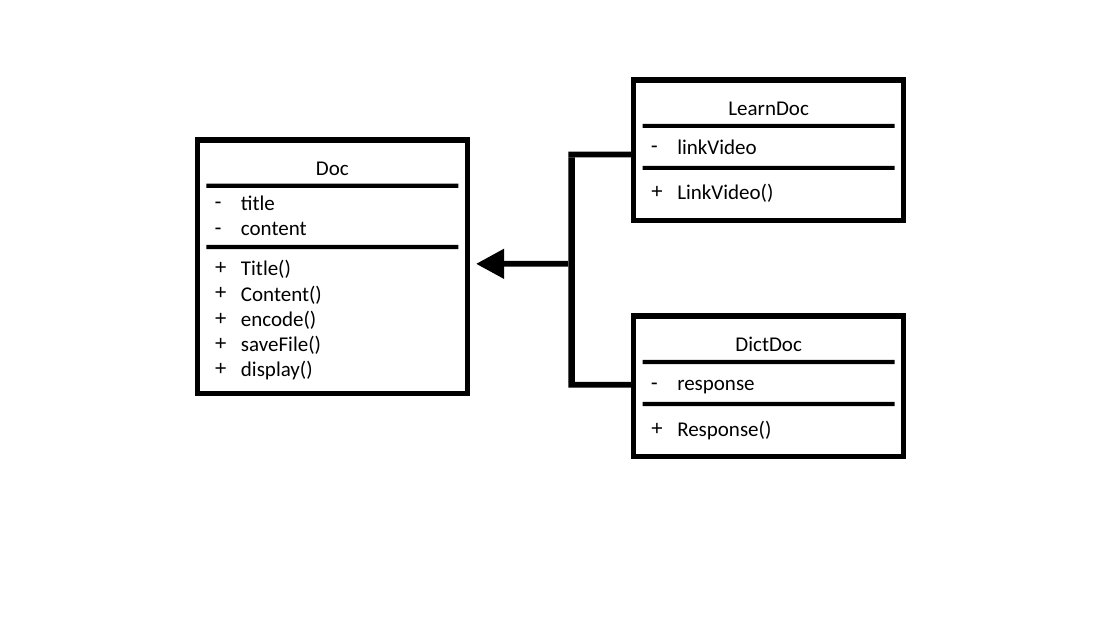
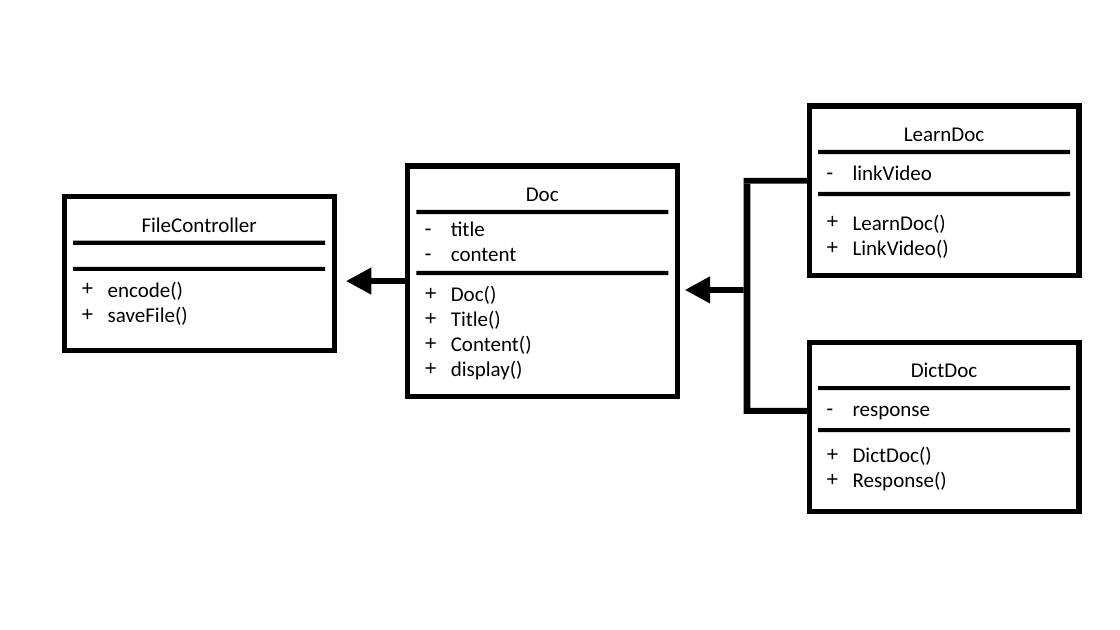
Before and after one commit to nvkuy/PBL02_DUT_TanGaiDaiCuong, a slide deck: slide 1 of slide.pptx. Drawn at 1120x630 pixels with LibreOffice and Linux fonts; fonts in the diff are those of the drawing. Boxes give left, top, right and bottom in pixels: in the first picture for what was removed or moved away, otherwise in the second. Text is boxed around its words. In the diff, an @@ line names an element or a change of style, - is before the commit and + after.

```diff
--- a/slide.pptx
+++ b/slide.pptx
@@ rectangle: place and size @@
-rectangle at [634, 80, 904, 220]
+rectangle at [809, 106, 1079, 275]
@@ rectangle: place and size @@
-rectangle at [197, 140, 467, 394]
+rectangle at [408, 166, 677, 397]
@@ group added at [64, 197, 334, 390]: 4 rectangles, 2 texts @@
+FileController
++ encode()
++ saveFile()
@@ 9 rectangles, 4 texts: place and size @@
-9 rectangles, 4 texts at [569, 91, 895, 407]
+9 rectangles, 4 texts at [744, 117, 1070, 433]
@@ text "LearnDoc()": place and size @@
-text "LearnDoc()" at [677, 184, 773, 202]
+text "LearnDoc()" at [853, 215, 949, 258]
@@ text at [853, 215, 946, 233]: paragraph added @@
++ LearnDoc()
@@ triangle added at [346, 268, 371, 295], fill #000000 @@
@@ rectangle added at [371, 278, 405, 284], fill #000000 @@
@@ text "Doc()": place and size @@
-text "Doc()" at [241, 260, 322, 380]
+text "Doc()" at [451, 286, 532, 380]
@@ text at [451, 286, 497, 304]: paragraph added @@
++ Doc()
@@ 3 rectangles, 2 texts, 1 triangle: place and size @@
-3 rectangles, 2 texts, 1 triangle at [207, 150, 505, 333]
+3 rectangles, 2 texts, 1 triangle at [417, 176, 710, 359]
@@ rectangle: place and size @@
-rectangle at [504, 261, 568, 267]
+rectangle at [710, 287, 744, 293]
@@ text at [241, 311, 321, 354]: paragraphs removed @@
-+ encode()
-+ saveFile()
@@ rectangle: place and size @@
-rectangle at [634, 316, 904, 456]
+rectangle at [809, 342, 1079, 511]
@@ text "DictDoc()": place and size @@
-text "DictDoc()" at [677, 421, 771, 440]
+text "DictDoc()" at [853, 447, 947, 491]
@@ text at [853, 447, 932, 465]: paragraph added @@
++ DictDoc()
```
Also in this commit, not shown: 1 slide removed, 8 other files.
